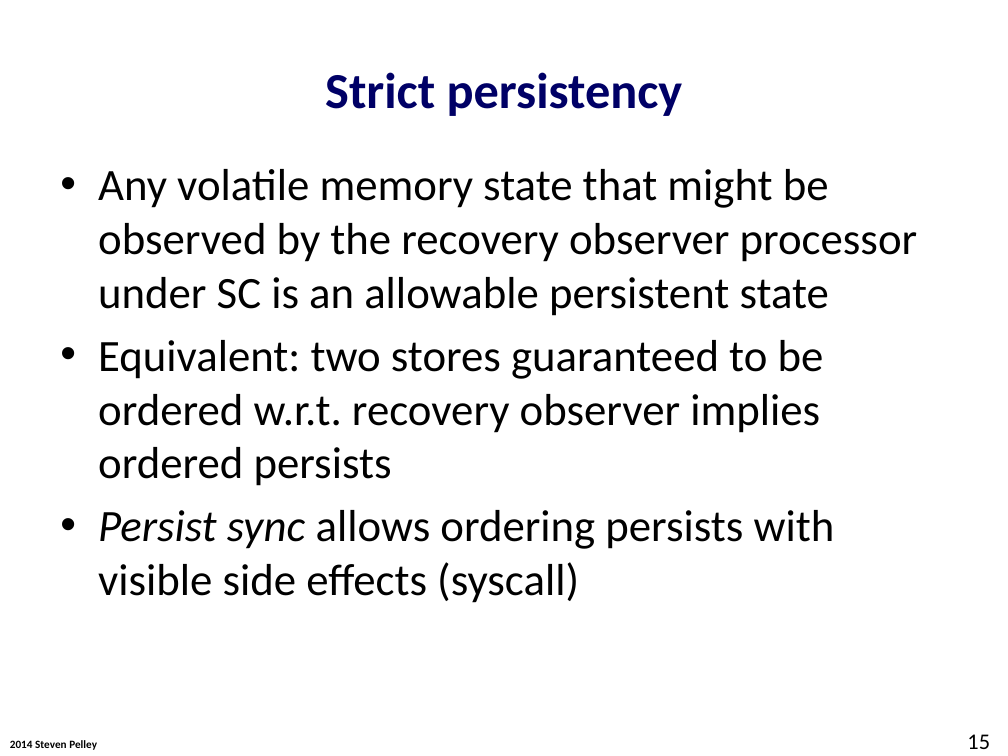
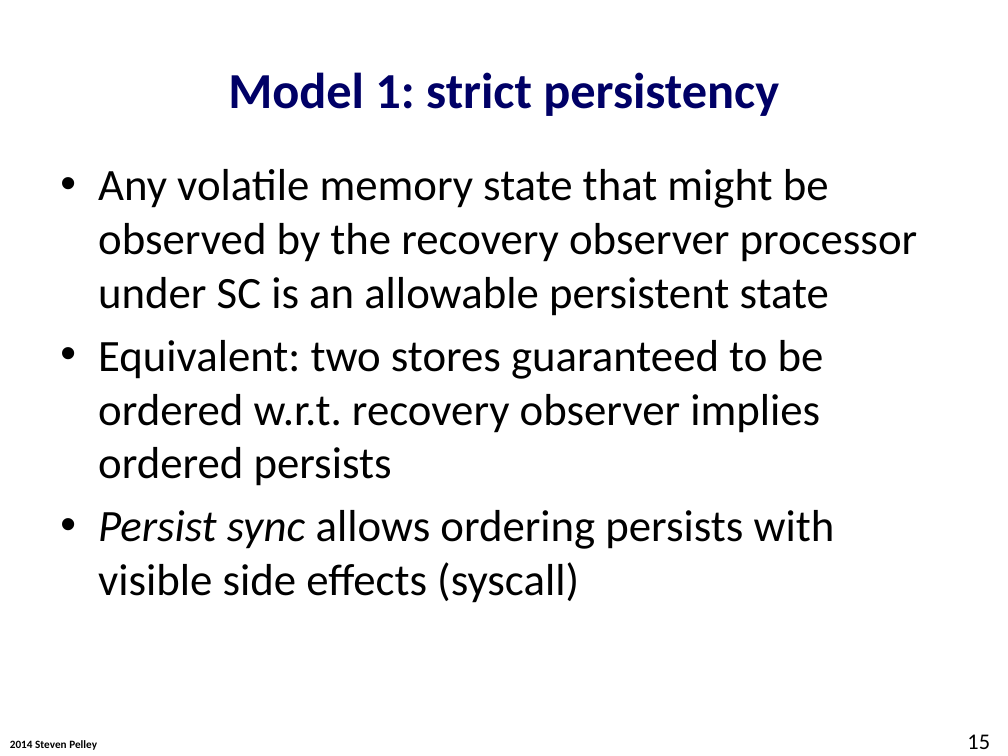
Before and after one commit to Abulila/dissertation, a slide deck: slide 15 of proposal/defense.pptx. Drawn at 1008x756 pixels with LibreOffice and Linux fonts; fonts in the diff are those of the drawing; background and template pictures are left out. Boxes give left, top, right and bottom in pixels: in the first picture for what was removed or moved away, otherwise in the second. Text is boxed around its words. In the diff, an @@ line names an element or a change of style, - is before the commit and + after.

```diff
--- a/proposal/defense.pptx
+++ b/proposal/defense.pptx
@@ title at (228,72,779,116): text changed @@
-Strict persistency
+Model 1: strict persistency
```
Also in this commit, not shown: 8 other slides changed, 1 slide added.
